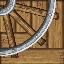
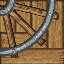
Comparing the layer stacks of the two 64 x 64 images. Changes:
added layer "Layer 4" above "Layer 0" over [0, 0, 56, 57]
